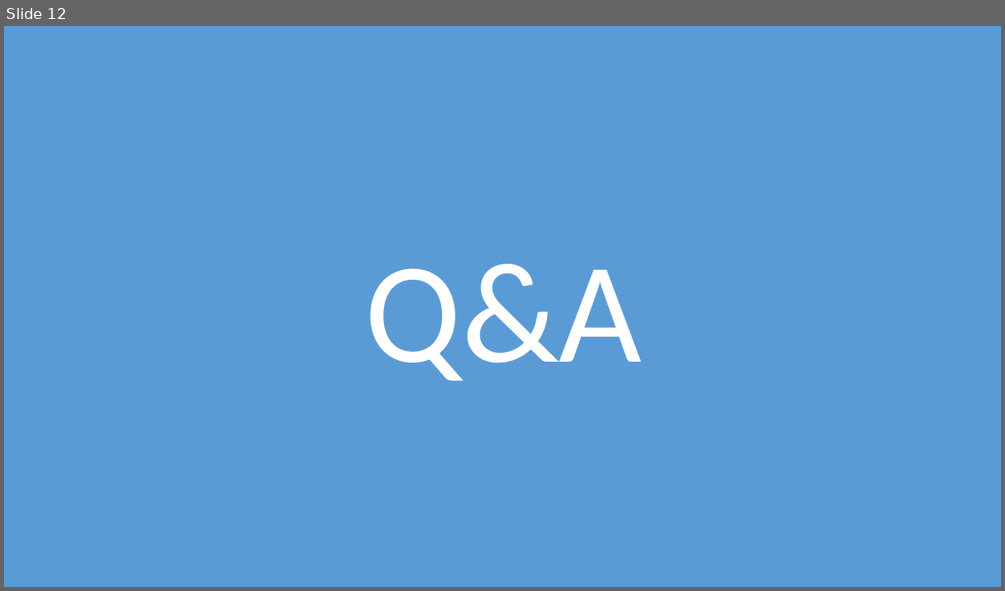
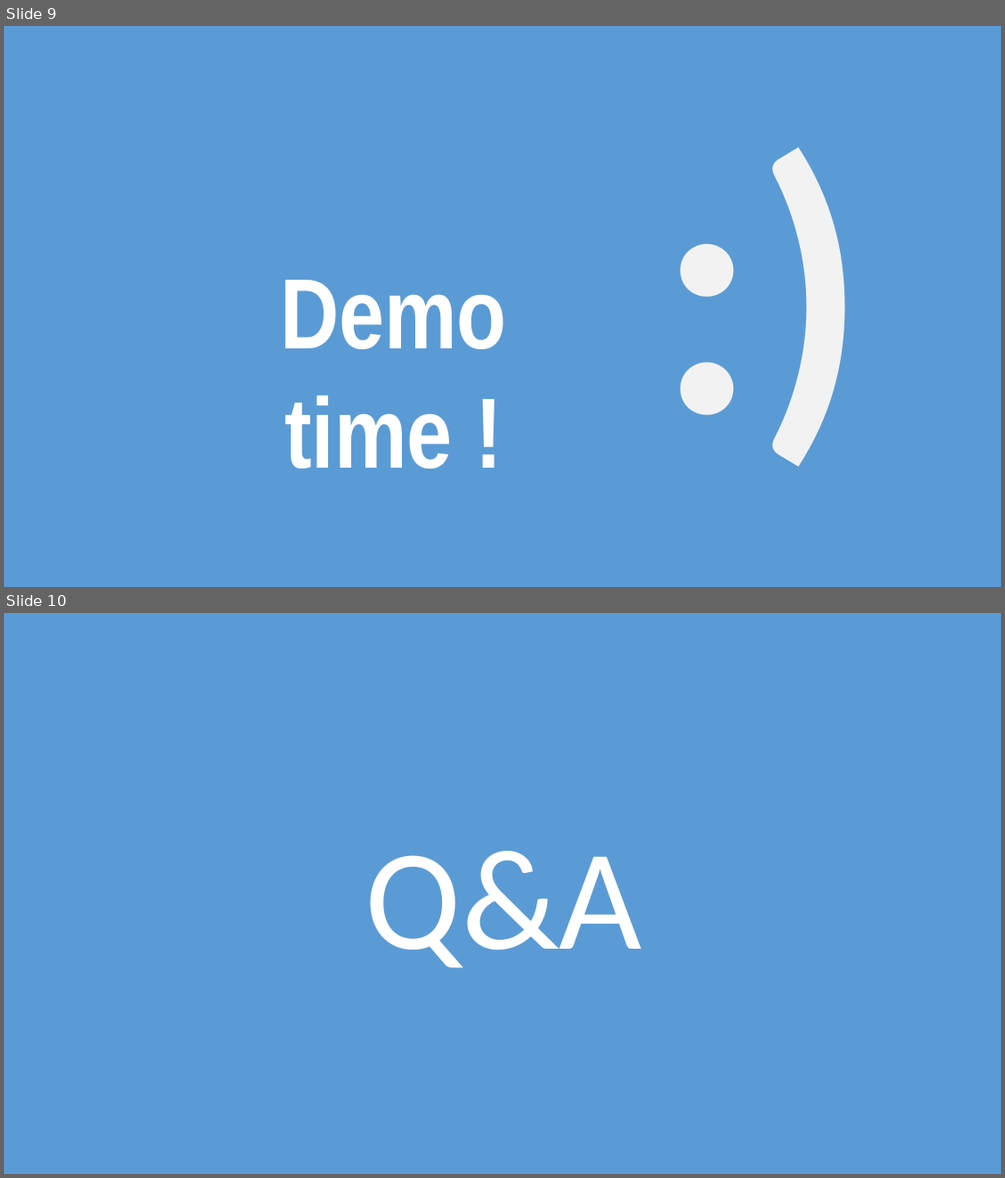
Before and after one commit to Synkied/OC_Projet-6, a slide deck: Projet6_OCPizza_Arguments.pptx. Shown one above the other, each under a label of ours: slide 12 before the commit, slides 9 and 10 after it. The pictures are 1005x591 and 1005x1178 pixels, drawn with LibreOffice and Linux fonts; fonts in the diff are those of the drawing. Boxes give left, top, right and bottom in pixels: in the first picture for what was removed or moved away, otherwise in the second. Text is boxed around its words. In the diff, an @@ line names an element or a change of style, - is before the commit and + after.

```diff
--- a/Projet6_OCPizza_Arguments.pptx
+++ b/Projet6_OCPizza_Arguments.pptx
@@ slide 9 added at (4,26,1001,587), background #FFFFFF @@
@@ rectangle added at (4,26,1001,587), fill #5B9BD5 @@
@@ text added at (650,52,878,491), 344 pt, text #F2F2F2, bold @@
+:)
@@ text added at (280,280,507,468), 96 pt, text #FFFFFF, bold @@
+Demo time !
@@ what was slide 12 is now slide 10 @@
```
Also in this commit, not shown: 5 slides changed, 3 other slides added, 6 slides removed, 49 other files.
